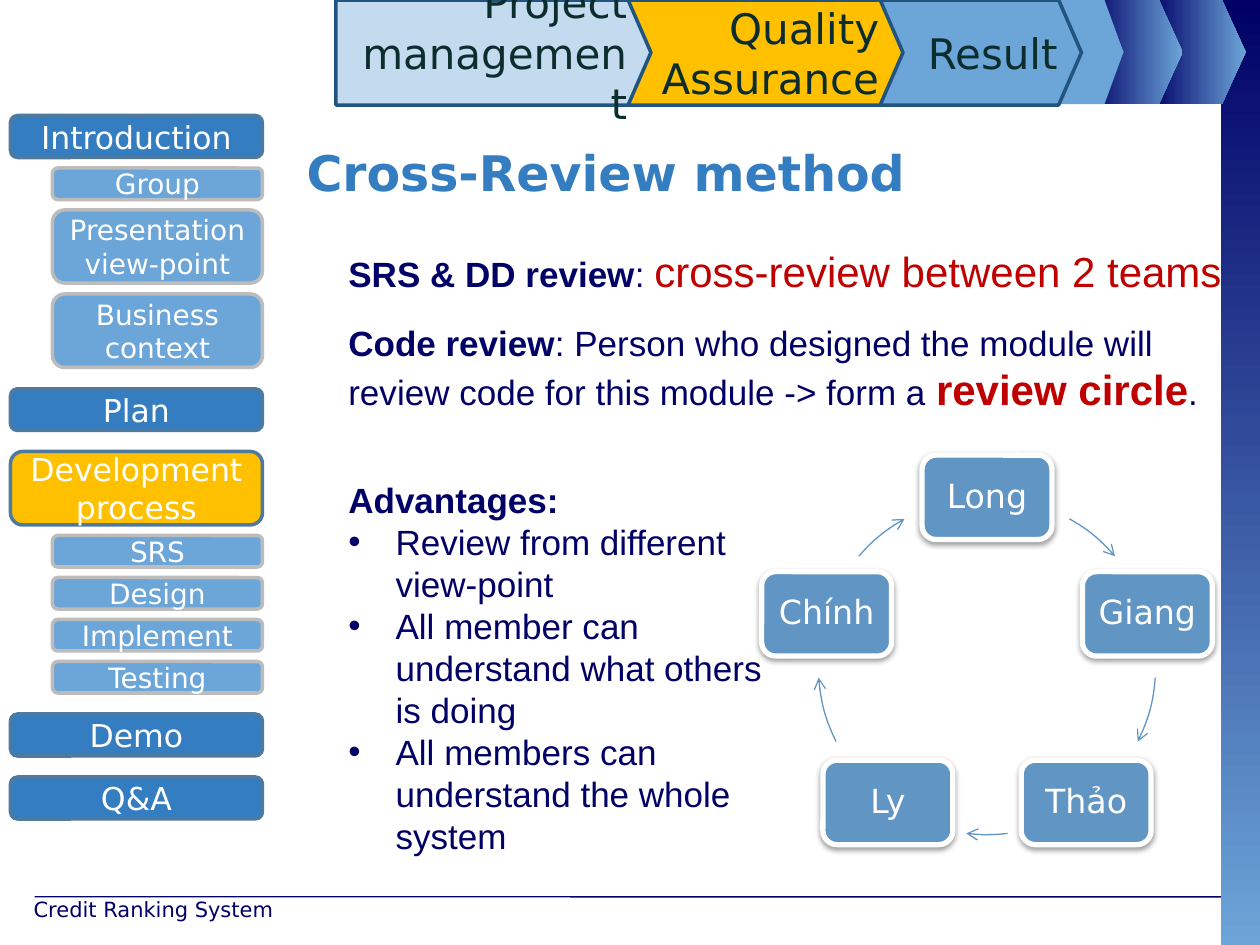
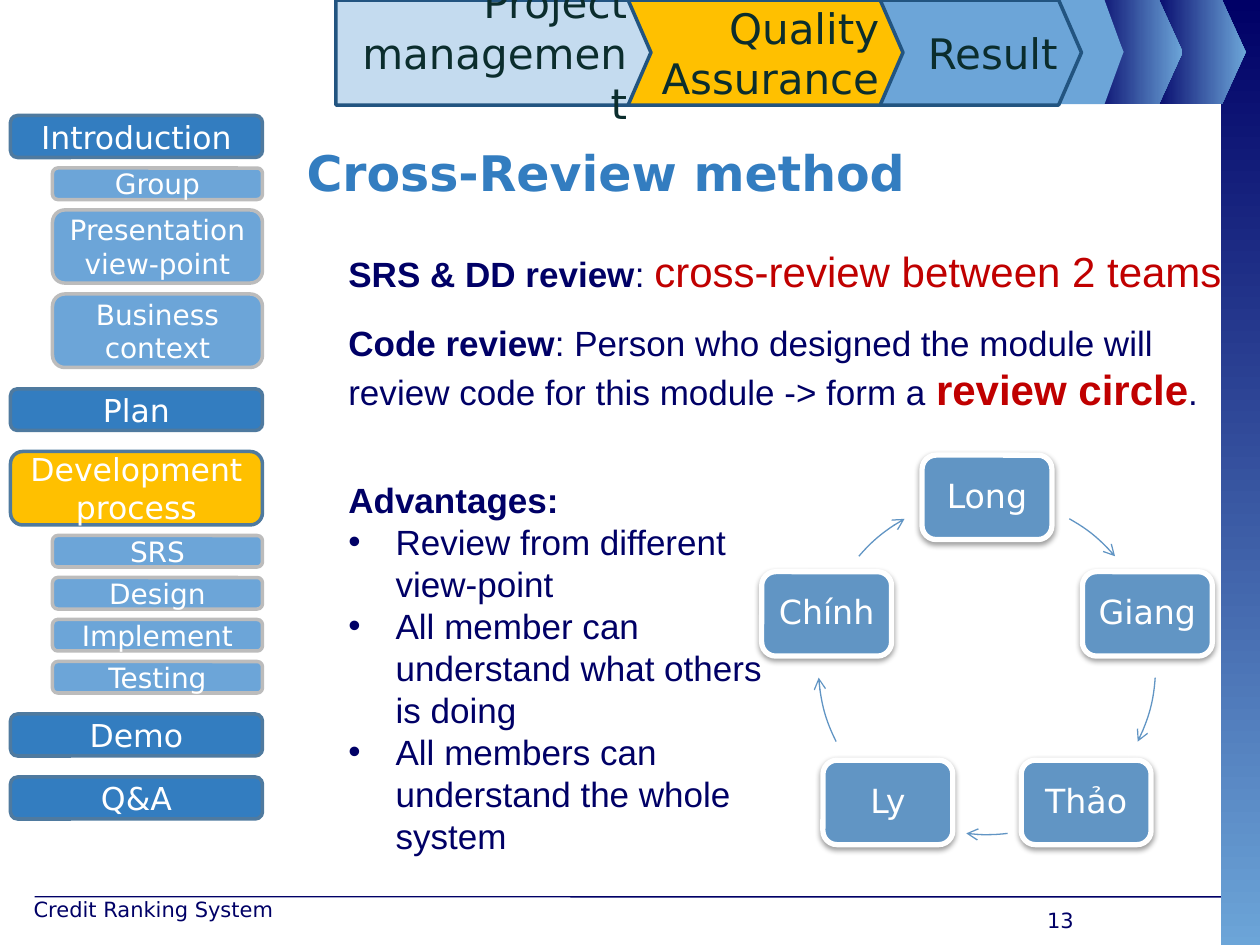
Before and after one commit to maily89/fbdm, a slide deck: slide 13 of Deliverables/FBD - slide.pptx. Drawn at 1260x945 pixels with LibreOffice and Linux fonts; fonts in the diff are those of the drawing; background and template pictures are left out. Boxes give left, top, right and bottom in pixels: in the first picture for what was removed or moved away, otherwise in the second. Text is boxed around its words. In the diff, an @@ line names an element or a change of style, - is before the commit and + after.

```diff
--- a/Deliverables/FBD - slide.pptx
+++ b/Deliverables/FBD - slide.pptx
@@ page number added at (x1=1047, y1=912, x2=1074, y2=929), 12 pt, text #000066 @@
+13
```
Also in this commit, not shown: 39 other slides changed, 4 slides removed, 20 other files.
